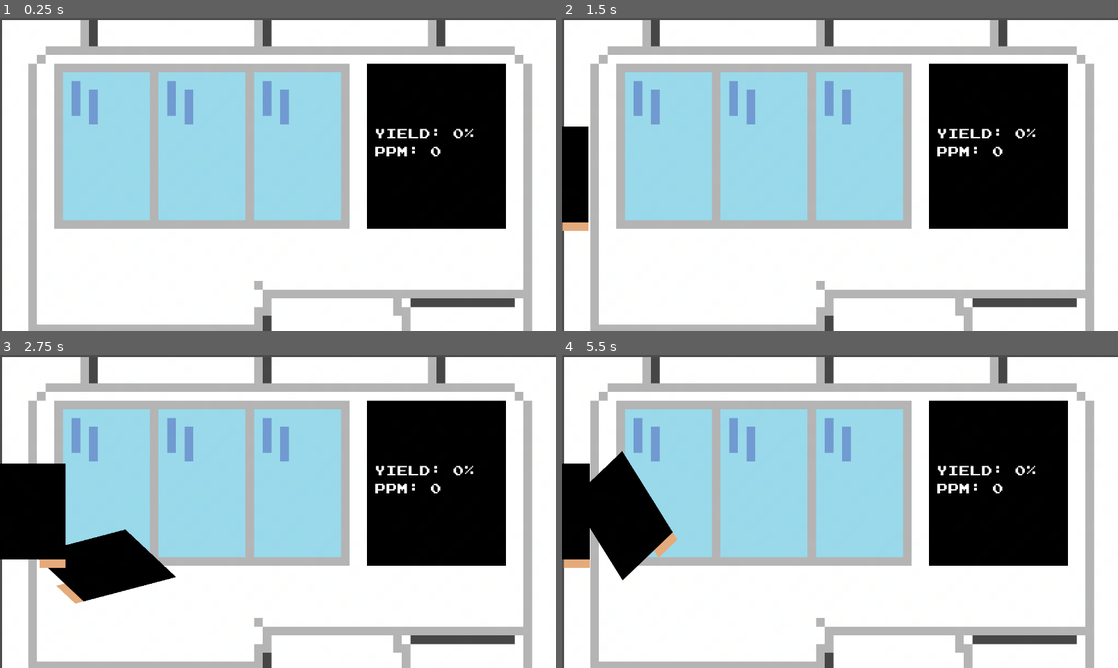
Above: before the commit, frames 1-4 (two rows, left to right).
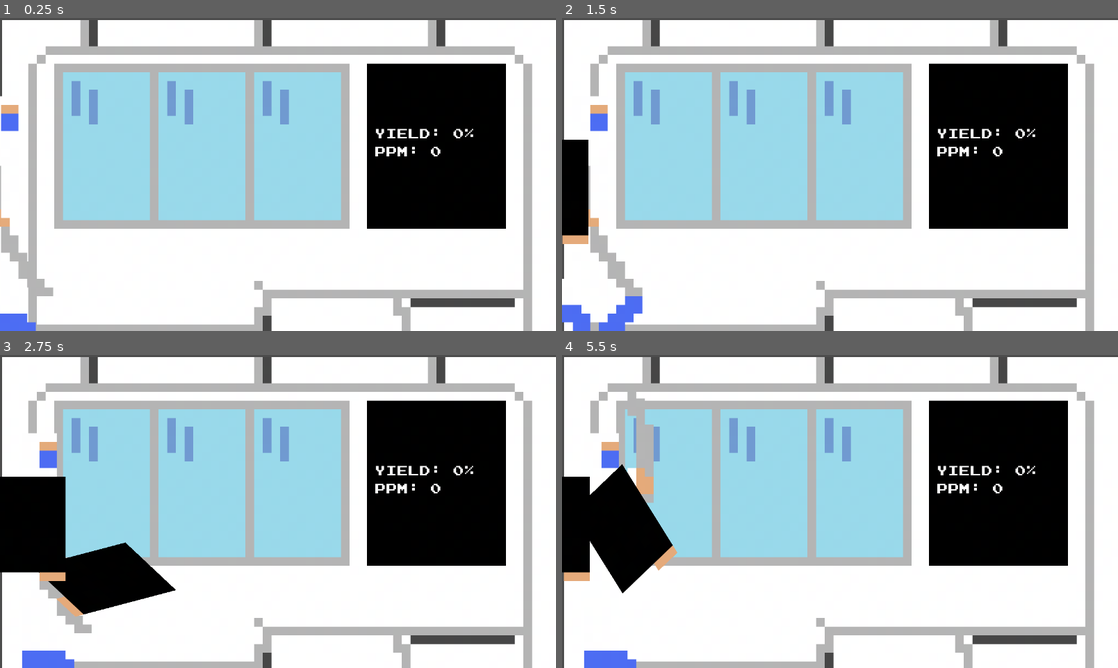
Above: after the commit, the same moments.

Repository: pancake-ninja-game/pancake-ninja
Game: Godot game, scene res://scenes/main.tscn
The game is run twice, just before and just after one commit, with the same random seed, the same clock (stepped at 60 frames per second) and the same inputs.
Inputs (mouse positions are in pixels of both pictures, inside the frame that each line leads up to):
- Up to frame 1 (0.25 s): no input
- Up to frame 2 (1.5 s): move the mouse to (962, 158) at 0.52 s; click (962, 158) at 0.67 s; move the mouse to (728, 190) at 1.27 s; click (728, 190) at 1.42 s
- Up to frame 3 (2.75 s): move the mouse to (22, 511) at 2.02 s; click (22, 511) at 2.17 s
- Up to frame 4 (5.5 s): move the mouse to (578, 511) at 2.77 s; click (578, 511) at 2.92 s; move the mouse to (573, 511) at 3.52 s; click (573, 511) at 3.67 s; move the mouse to (673, 464) at 4.27 s; click (673, 464) at 4.42 s; move the mouse to (567, 511) at 5.02 s; click (567, 511) at 5.17 s

The runs differ from the first frame. In frame 1, 1.4% of the frame differs, in the area x 0-10%, y 24-100%; in frame 2, 3.1%; in frame 3, 4.5%, in the area x 0-32%, y 24-100%; in frame 4, 4.2%.

Commit message:
Add operator

Diff:
--- a/scenes/main.tscn
+++ b/scenes/main.tscn
@@ -1,9 +1,13 @@
-[gd_scene load_steps=5 format=3 uid="uid://lvrfvxfmxneo"]
+[gd_scene load_steps=9 format=3 uid="uid://lvrfvxfmxneo"]
 
 [ext_resource type="Script" path="res://scripts/main.gd" id="1_hkq3k"]
 [ext_resource type="PackedScene" uid="uid://b8yc4mkdfxrwt" path="res://scenes/sheet.tscn" id="2_31blm"]
 [ext_resource type="Texture2D" uid="uid://b6e3i48rq6l5v" path="res://assets/stacking.png" id="3_uemen"]
 [ext_resource type="FontFile" uid="uid://djtkfpxfy8ik1" path="res://assets/joystix monospace.otf" id="4_0oxkk"]
+[ext_resource type="PackedScene" uid="uid://ktheoxfna7ep" path="res://scenes/operator.tscn" id="4_sjucg"]
+[ext_resource type="Texture2D" uid="uid://bnihv27jghrgt" path="res://assets/operator_idle.png" id="5_eob18"]
+[ext_resource type="Texture2D" uid="uid://dyqwd3ge2rlqb" path="res://assets/operator_walking.png" id="6_udd42"]
+[ext_resource type="Texture2D" uid="uid://bpkc68pyfqjii" path="res://assets/operator_cutting.png" id="7_b53us"]
 
 [node name="Node2D" type="Node2D"]
 script = ExtResource("1_hkq3k")
@@ -15,6 +19,13 @@
 [node name="Sprite2D" type="Sprite2D" parent="."]
 position = Vector2(645, 365)
 texture = ExtResource("3_uemen")
+
+[node name="Operator" parent="." instance=ExtResource("4_sjucg")]
+position = Vector2(0, 320)
+sprite_idle = ExtResource("5_eob18")
+sprite_walking = ExtResource("6_udd42")
+sprite_walking_alt = ExtResource("5_eob18")
+sprite_cutting = ExtResource("7_b53us")
 
 [node name="CanvasLayer" type="CanvasLayer" parent="."]
 
--- /dev/null
+++ b/scenes/operator.tscn
@@ -0,0 +1,15 @@
+[gd_scene load_steps=3 format=3 uid="uid://ktheoxfna7ep"]
+
+[ext_resource type="Script" path="res://scripts/operator.gd" id="1_qhaqu"]
+[ext_resource type="Texture2D" uid="uid://rf2xma5i5lbo" path="res://assets/operator.png" id="2_us6tp"]
+
+[node name="Operator" type="Node2D"]
+script = ExtResource("1_qhaqu")
+sprite_idle = ExtResource("2_us6tp")
+sprite_walking = ExtResource("2_us6tp")
+sprite_walking_alt = ExtResource("2_us6tp")
+sprite_cutting = ExtResource("2_us6tp")
+
+[node name="Sprite2D" type="Sprite2D" parent="."]
+
+[node name="AnimationPlayer" type="AnimationPlayer" parent="."]
--- a/scripts/main.gd
+++ b/scripts/main.gd
@@ -4,7 +4,7 @@
 @export var screen_width: float = 1280
 @export var screen_height: float = 720
 
-var pancake_y_pos = 370
+var pancake_y_pos = 400
 
 var sheet_spacing: float = 0
 var sheet_speed: float = 200
@@ -79,7 +79,8 @@
 		tmp_sheet.queue_free()
 
 func _on_ok_cut_detected(triggered_sheet):
-	print("ok cut")
+	$Operator.play_cutting_animation()
+
 	if pancake[0] == triggered_sheet:
 		stack_sheet(pancake[0])
 		return
@@ -87,7 +88,7 @@
 	scrap_sheets_until(triggered_sheet)
 
 func _on_ng_cut_detected(triggered_sheet):
-	print("ng cut")
+	$Operator.play_cutting_animation()
 	scrap_sheets_until(triggered_sheet)
 
 # Called every frame. 'delta' is the elapsed time since the previous frame.
--- /dev/null
+++ b/scripts/operator.gd
@@ -0,0 +1,57 @@
+extends Node2D
+
+@export var move_speed: float = 50
+@export var sprite_idle: Texture2D
+@export var sprite_walking: Texture2D
+@export var sprite_walking_alt: Texture2D
+@export var sprite_cutting: Texture2D
+
+var current_direction: int = 1 # -1 = left, 1 = right
+var walking_state: bool = false
+var is_walking: bool = false
+var is_cutting: bool = false
+
+# Called when the node enters the scene tree for the first time.
+func _ready() -> void:
+	$Sprite2D.texture = sprite_idle
+
+	var walk_timer = Timer.new()
+	walk_timer.wait_time = 0.4
+	walk_timer.one_shot = false
+	walk_timer.autostart = true
+	walk_timer.connect("timeout", Callable(self, "_on_walk_timer_timeout"))
+	add_child(walk_timer)
+
+# Called every frame. 'delta' is the elapsed time since the previous frame.
+func _process(delta: float) -> void:
+	if is_cutting:
+		return
+
+	var target_x = get_global_mouse_position().x
+	var diff_x = target_x - position.x
+
+	if abs(diff_x) > 250:
+		is_walking = true
+		var direction = sign(diff_x)
+		position.x += direction * move_speed * delta
+
+		# Flip sprite if direction changes
+		if direction != current_direction:
+			$Sprite2D.flip_h = direction < 0
+			current_direction = direction
+
+	else:
+		is_walking = false
+		$Sprite2D.texture = sprite_idle
+
+func play_cutting_animation():
+	is_cutting = true
+	$Sprite2D.texture = sprite_cutting
+	await get_tree().create_timer(0.2).timeout
+	is_cutting = false
+	$Sprite2D.texture = sprite_idle
+
+func _on_walk_timer_timeout():
+	if is_walking:
+		walking_state = !walking_state
+		$Sprite2D.texture = sprite_walking if walking_state else sprite_walking_alt
Binary file added: assets/operator.png
Not shown, added: assets/operator.png.import
Binary file added: assets/operator_cutting.png
Not shown, added: assets/operator_cutting.png.import
Binary file added: assets/operator_idle.png
Not shown, added: assets/operator_idle.png.import
Binary file added: assets/operator_walking.png
Not shown, added: assets/operator_walking.png.import
